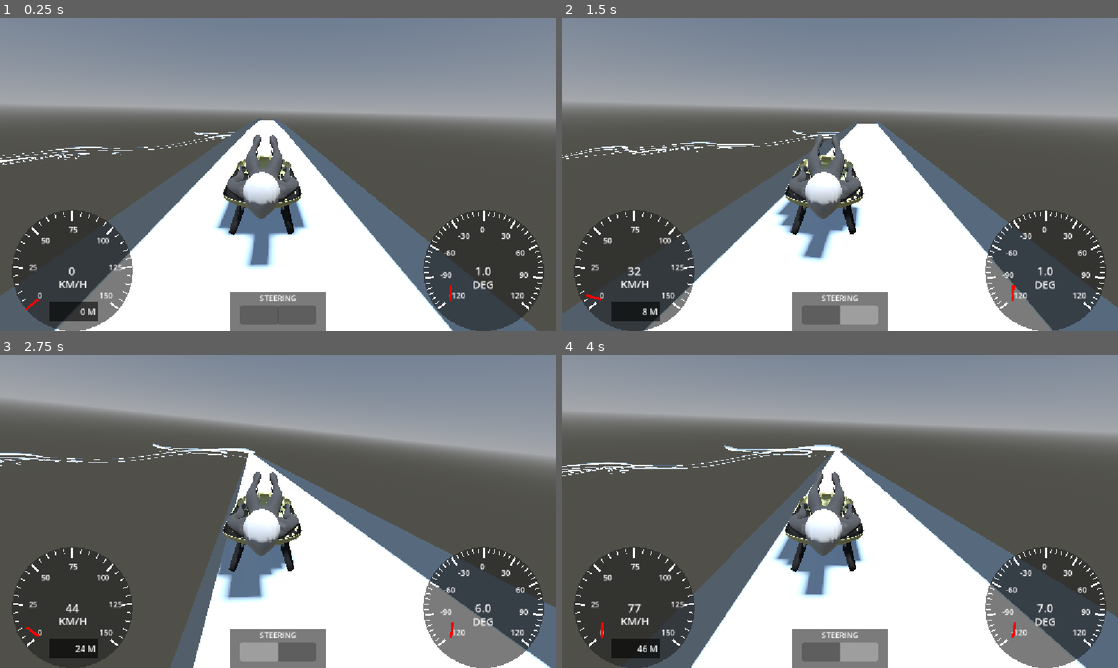
Above: before the commit, frames 1-4 (two rows, left to right).
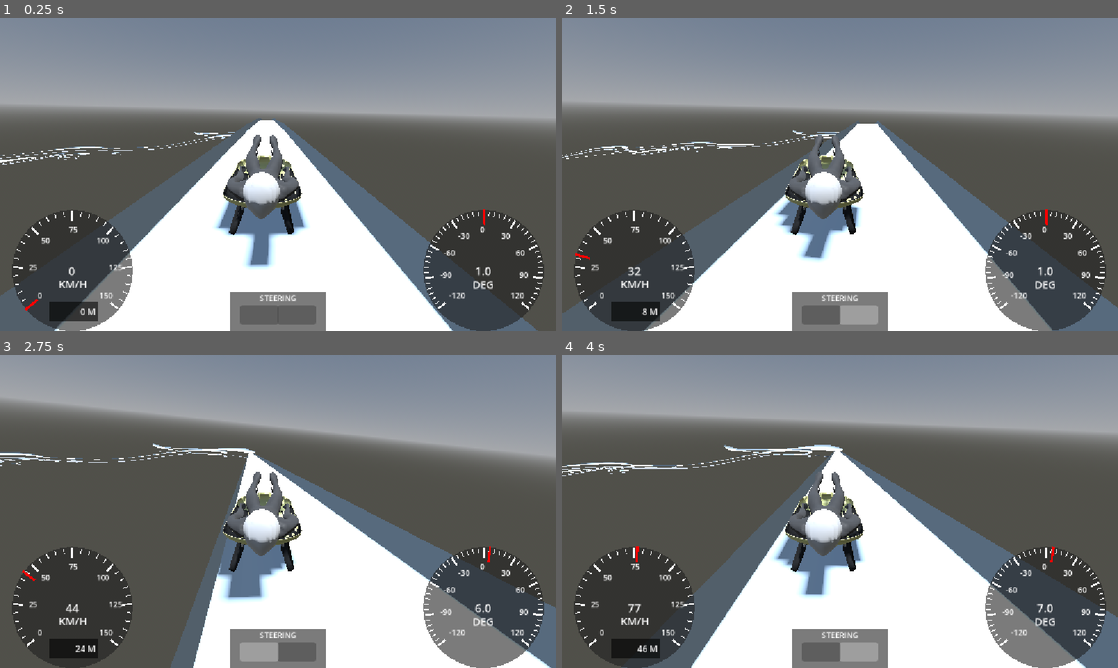
Above: after the commit, the same moments.

Repository: ArijaK/luge_vr
Game: Godot game, scene res://scenes/main/main.tscn
Two runs of this game, one before a commit and one after it. Both use one fixed random seed, a clock stepped at 60 frames per second and the inputs below.
Inputs:
- Up to frame 1 (0.25 s): no input
- Up to frame 2 (1.5 s): tap Enter (ui_accept) at 0.5, 0.77 s; hold D (steer_right) 0.53-1.28 s; hold Left (steer_left) from 1.28 s (still down)
- Up to frame 3 (2.75 s): tap Enter (ui_accept) at 1.52 s; release Left (steer_left) at 2.03 s; hold D (steer_right) from 2.03 s (still down)
- Up to frame 4 (4 s): tap Enter (ui_accept) at 3.02, 3.77 s; release D (steer_right) at 3.53 s; hold Left (steer_left) from 3.53 s (still down)

The runs differ from the first frame. In frame 1, less than 0.1% of the frame differs, in the area x 4-88%, y 61-94%; in frame 2, less than 0.1%, in the area x 2-88%, y 61-91%; in frame 3, less than 0.1%; in frame 4, less than 0.1%.

Commit message:
Make the mark rotate normally

Diff:
--- a/vr/scenes/hud/hud.gd
+++ b/vr/scenes/hud/hud.gd
@@ -1,30 +1,34 @@
 extends CanvasLayer
 
 ## TODO: Make these configurable vars, so they do not duplicate
-const START_ANGLE = deg_to_rad(-220)
-const END_ANGLE = deg_to_rad(40)
+const START_ANGLE = deg_to_rad(-130)
+const END_ANGLE = deg_to_rad(130)
 
 @onready var speed = $Speed
 @onready var speed_num = $Speed/Speed
-@onready var speed_mark = $Speed/Mark
+@onready var speed_mark = $Speed/Line
 func _on_speed_signal(value):
 	speed_num.text = str(value)
 
 	var value_range = speed.max_value - speed.min_value
-	var t = float(value - speed.min_value) / value_range
-	### NOTE: THIS WILL NOT WORK NOW
+	var t = clampf(
+		float(value - speed.min_value) / value_range,
+		0.0, 1.0
+	)
 	speed_mark.rotation = lerp(START_ANGLE, END_ANGLE, t)
 
 
-@onready var roatation = $Rotation
-@onready var rotation_mark = $Rotation/Mark
+@onready var angle = $Rotation
+@onready var rotation_mark = $Rotation/Line
 @onready var rotation_num = $Rotation/Angle
 func _on_rotation_signal(value):
 	rotation_num.text = str(roundf(value))
 
-	var value_range = roatation.max_value - roatation.min_value
-	var t = float(value - roatation.min_value) / value_range
-	### NOTE: THIS WILL NOT WORK NOW
+	var value_range = angle.max_value - angle.min_value
+	var t = clampf(
+		float(value - angle.min_value) / value_range,
+		0.0, 1.0
+	)
 	rotation_mark.rotation = lerp(START_ANGLE, END_ANGLE, t)
 
 
--- a/vr/scenes/hud/hud.tscn
+++ b/vr/scenes/hud/hud.tscn
@@ -17,15 +17,6 @@
 grow_vertical = 0
 script = ExtResource("1_beh3w")
 metadata/_custom_type_script = "uid://dxmyxnwrb3gai"
-
-[node name="Mark" type="ColorRect" parent="Speed"]
-layout_mode = 0
-offset_left = 80.0
-offset_top = 187.00006
-offset_right = 112.0
-offset_bottom = 192.00006
-rotation = -3.8397243
-color = Color(1, 0, 0, 1)
 
 [node name="Speed" type="Label" parent="Speed"]
 layout_mode = 1
@@ -115,6 +106,28 @@
 clip_text = true
 uppercase = true
 
+[node name="Line" type="Control" parent="Speed"]
+layout_mode = 1
+anchors_preset = 8
+anchor_left = 0.5
+anchor_top = 0.5
+anchor_right = 0.5
+anchor_bottom = 0.5
+offset_left = -0.5
+offset_top = -0.5
+offset_right = 0.5
+offset_bottom = 0.5
+grow_horizontal = 2
+grow_vertical = 2
+
+[node name="Mark" type="ColorRect" parent="Speed/Line"]
+layout_mode = 0
+offset_left = -3.315918
+offset_top = -127.122314
+offset_right = 1.684082
+offset_bottom = -95.122314
+color = Color(1, 0, 0, 1)
+
 [node name="Steering" type="Control" parent="."]
 layout_mode = 3
 anchors_preset = 7
@@ -196,15 +209,6 @@
 big_per_unit = 6
 metadata/_custom_type_script = "uid://dxmyxnwrb3gai"
 
-[node name="Mark" type="ColorRect" parent="Rotation"]
-layout_mode = 0
-offset_left = 80.0
-offset_top = 187.00006
-offset_right = 112.0
-offset_bottom = 192.00006
-rotation = -3.8397243
-color = Color(1, 0, 0, 1)
-
 [node name="Label" type="Label" parent="Rotation"]
 layout_mode = 1
 anchors_preset = -1
@@ -241,3 +245,25 @@
 vertical_alignment = 2
 clip_text = true
 uppercase = true
+
+[node name="Line" type="Control" parent="Rotation"]
+layout_mode = 1
+anchors_preset = 8
+anchor_left = 0.5
+anchor_top = 0.5
+anchor_right = 0.5
+anchor_bottom = 0.5
+offset_left = -0.5
+offset_top = -0.5
+offset_right = 0.5
+offset_bottom = 0.5
+grow_horizontal = 2
+grow_vertical = 2
+
+[node name="Mark" type="ColorRect" parent="Rotation/Line"]
+layout_mode = 0
+offset_left = -3.315918
+offset_top = -127.122314
+offset_right = 1.684082
+offset_bottom = -95.122314
+color = Color(1, 0, 0, 1)
